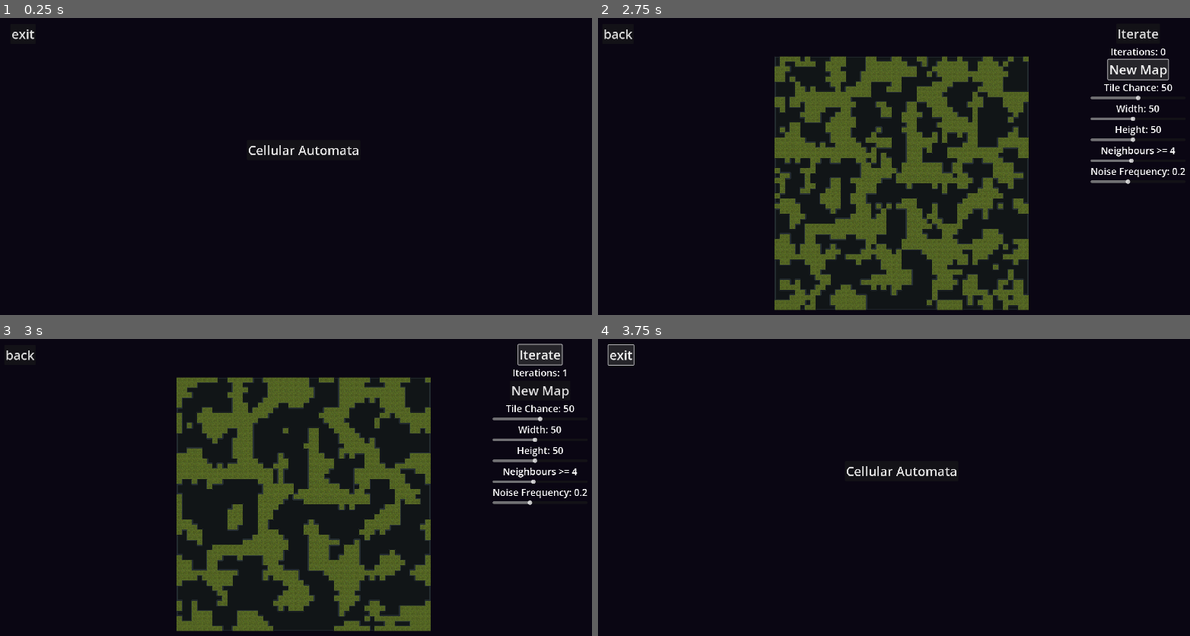
Above: before the commit, frames 1-4 (two rows, left to right).
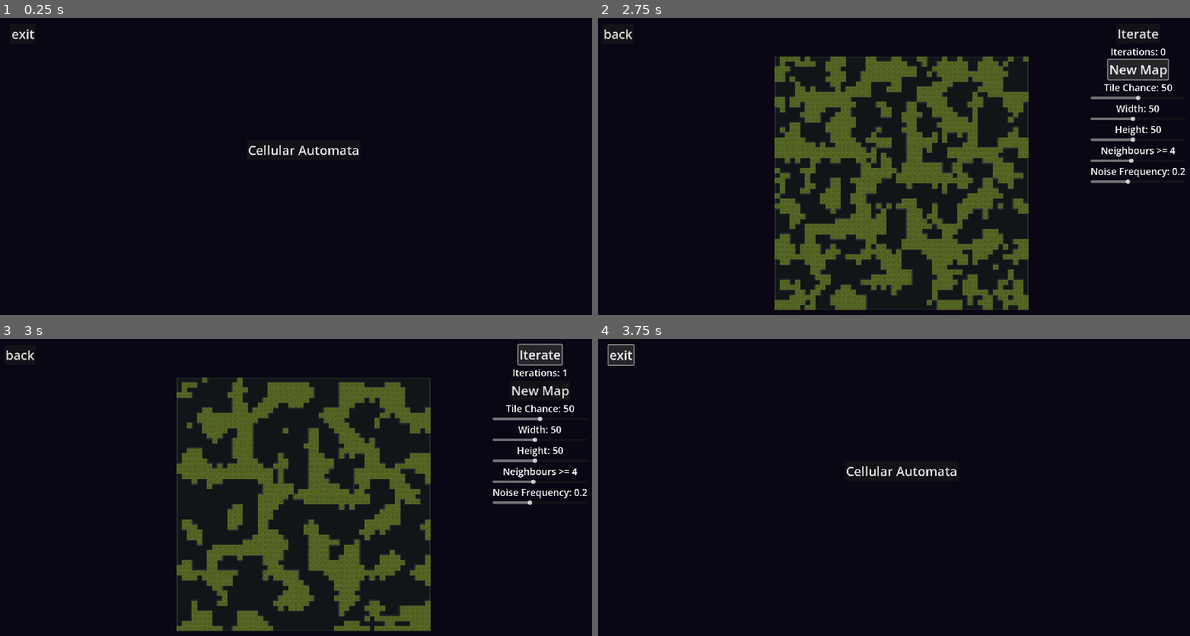
Above: after the commit, the same moments.

Repository: G-Milzink/ProcGen_exp
Game: Godot game, scene res://main.tscn
Two runs of this game, one before a commit and one after it. Both use one fixed random seed, a clock stepped at 60 frames per second and the inputs below.
Inputs:
- Up to frame 1 (0.25 s): no input
- Up to frame 2 (2.75 s): click "Cellular Automata" at 0.5 s; click "New Map" at 1.25 s; click "New Map" at 2 s
- Up to frame 3 (3 s): click "Iterate" at 2.75 s
- Up to frame 4 (3.75 s): click "back" at 3.5 s

Frames 1-2 are identical in both runs. In frame 3, 1.0% of the frame differs, in the area x 29-73%, y 12-97%; in frame 4, nothing differs.

Commit message:
add check for map boundries during iteration
Tiles outside of the map are now considered filled

Diff:
--- a/cellular_automata_01/cellular_automata_01.gd
+++ b/cellular_automata_01/cellular_automata_01.gd
@@ -1,5 +1,6 @@
 extends Node2D
 
+#region Node References
 @onready var tile_map = $TileMap
 @onready var noise_gen = $NoiseGen
 @onready var iterations_display = $CanvasLayer/MarginContainer/IterationsDisplay
@@ -8,22 +9,25 @@
 @onready var tile_chance_display = $CanvasLayer/MarginContainer/TileChanceDisplay
 @onready var neighbours_display = $CanvasLayer/MarginContainer/NeighboursDisplay
 @onready var noise_freq_display = $CanvasLayer/MarginContainer/NoiseFreqDisplay
+#endregion
 
-
+#region Exported Variables
 @export var width = 4
 @export var height = 4
 @export_range(05,95) var noise_cutoff_point = 50
 @export var min_nr_neighbours = 4
 @export var nr_of_iterations = 0
 @export var noise_frequency = 0.2
+#endregion
 
+#region Function Variables
 var noise_grid: PackedVector2Array
 var iterated_grid: PackedVector2Array
 var tile_grid: PackedVector2Array
 var iterations_done = 0
-
 var offset_x
 var offset_y
+#endregion
 
 func _ready():
 	offset_x = -width/2
@@ -32,8 +36,6 @@
 	_generateNoiseGrid()
 	for i in nr_of_iterations:
 		_iterateGrid()
-
-
 
 func _process(delta):
 	_updateDisplay()
@@ -64,34 +66,57 @@
 	iterated_grid.clear()
 	for x in width:
 		for y in height:
+
+			nr_of_neighbours = 0
 			tile = (Vector2(x+offset_x, y+offset_y))
-			nr_of_neighbours = 0
+
 			neighbour = tile_map.get_neighbor_cell(tile,TileSet.CELL_NEIGHBOR_TOP_SIDE)
-			if tile_map.get_cell_tile_data(1,neighbour) != null:
+			if neighbour.y < offset_y\
+			or tile_map.get_cell_tile_data(1,neighbour) != null:
 				nr_of_neighbours += 1
+
 			neighbour = tile_map.get_neighbor_cell(tile,TileSet.CELL_NEIGHBOR_TOP_RIGHT_CORNER)
-			if tile_map.get_cell_tile_data(1,neighbour) != null:
+			if neighbour.y < offset_y\
+			or neighbour.x > width + offset_x\
+			or tile_map.get_cell_tile_data(1,neighbour) != null:
 				nr_of_neighbours += 1
+
 			neighbour = tile_map.get_neighbor_cell(tile,TileSet.CELL_NEIGHBOR_RIGHT_SIDE)
-			if tile_map.get_cell_tile_data(1,neighbour) != null:
+			if neighbour.x > width + offset_x\
+			or tile_map.get_cell_tile_data(1,neighbour) != null:
 				nr_of_neighbours += 1
+
 			neighbour = tile_map.get_neighbor_cell(tile,TileSet.CELL_NEIGHBOR_BOTTOM_RIGHT_CORNER)
-			if tile_map.get_cell_tile_data(1,neighbour) != null:
+			if neighbour.x > width + offset_x\
+			or neighbour.y > height + offset_y\
+			or tile_map.get_cell_tile_data(1,neighbour) != null:
 				nr_of_neighbours += 1
+
 			neighbour = tile_map.get_neighbor_cell(tile,TileSet.CELL_NEIGHBOR_BOTTOM_SIDE)
-			if tile_map.get_cell_tile_data(1,neighbour) != null:
+			if neighbour.y > height + offset_y\
+			or tile_map.get_cell_tile_data(1,neighbour) != null:
 				nr_of_neighbours += 1
+
 			neighbour = tile_map.get_neighbor_cell(tile,TileSet.CELL_NEIGHBOR_BOTTOM_LEFT_CORNER)
-			if tile_map.get_cell_tile_data(1,neighbour) != null:
+			if neighbour.y > height + offset_y\
+			or neighbour.x < offset_x\
+			or tile_map.get_cell_tile_data(1,neighbour) != null:
 				nr_of_neighbours += 1
+
 			neighbour = tile_map.get_neighbor_cell(tile,TileSet.CELL_NEIGHBOR_LEFT_SIDE)
-			if tile_map.get_cell_tile_data(1,neighbour) != null:
+			if neighbour.x < offset_x\
+			or tile_map.get_cell_tile_data(1,neighbour) != null:
 				nr_of_neighbours += 1
+
 			neighbour = tile_map.get_neighbor_cell(tile,TileSet.CELL_NEIGHBOR_TOP_LEFT_CORNER)
-			if tile_map.get_cell_tile_data(1,neighbour) != null:
+			if neighbour.x < offset_x\
+			or neighbour.y < offset_y\
+			or tile_map.get_cell_tile_data(1,neighbour) != null:
 				nr_of_neighbours += 1
+
 			if nr_of_neighbours >= min_nr_neighbours:
 				iterated_grid.append(Vector2(tile))
+
 	tile_map.clear_layer(1)
 	tile_map.set_cells_terrain_connect(1,iterated_grid,0,0,false)
 	iterations_done += 1
@@ -121,7 +146,6 @@
 	noise_freq_display.add_text("Noise Frequency: ")
 	noise_freq_display.add_text(str(noise_frequency))
 
-
 func _on_regenerate_pressed():
 	iterations_done = 0
 	offset_x = -width/2
@@ -139,7 +163,6 @@
 func _on_width_slider_value_changed(value):
 	width = value
 
-
 func _on_height_slider_value_changed(value):
 	height = value
 
